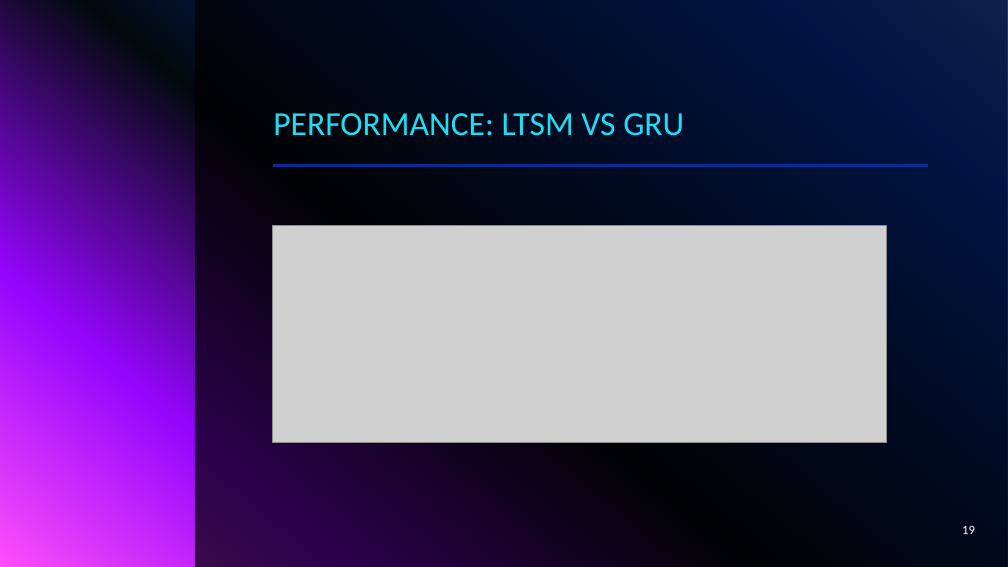
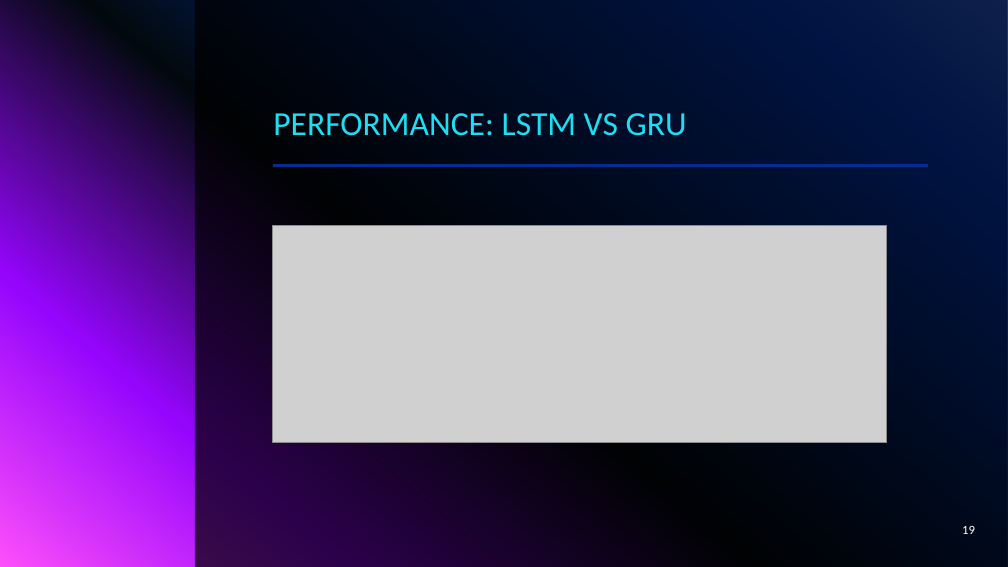
Before and after one commit to AustinCarnline/CS5393_Final, a slide deck: slide 19 of Presentation/Final Presentation.pptx. Drawn at 1008x567 pixels with LibreOffice and Linux fonts; fonts in the diff are those of the drawing; grey boxes stand for pictures; background and template pictures are left out. Boxes give left, top, right and bottom in pixels: in the first picture for what was removed or moved away, otherwise in the second. Text is boxed around its words. In the diff, an @@ line names an element or a change of style, - is before the commit and + after.

```diff
--- a/Presentation/Final Presentation.pptx
+++ b/Presentation/Final Presentation.pptx
@@ title at (x1=273, y1=113, x2=687, y2=136): text changed @@
-PERFORMANCE: LTSM VS GRU
+PERFORMANCE: LSTM VS GRU
```
Also in this commit, not shown: 7 other slides changed, 3 other files.
